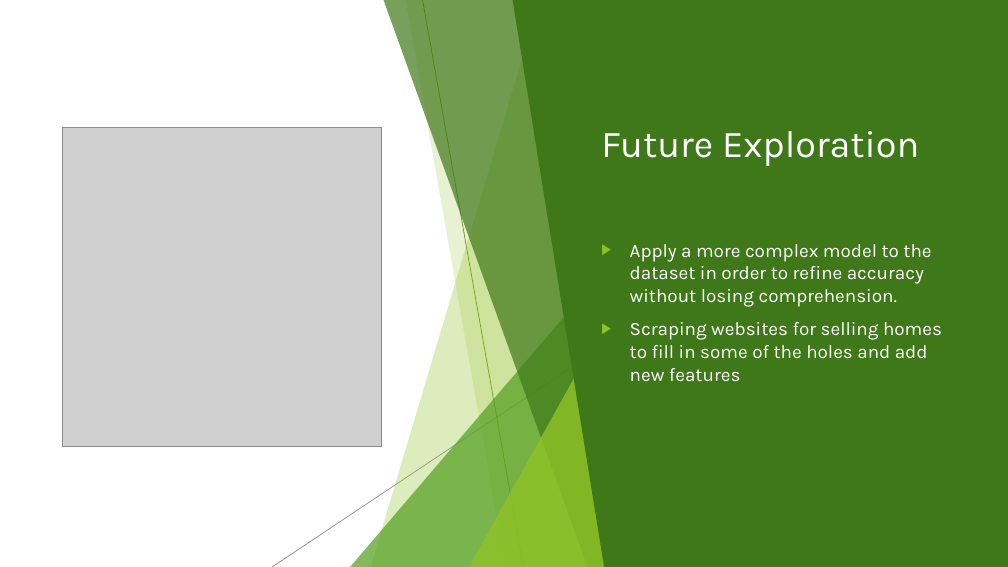
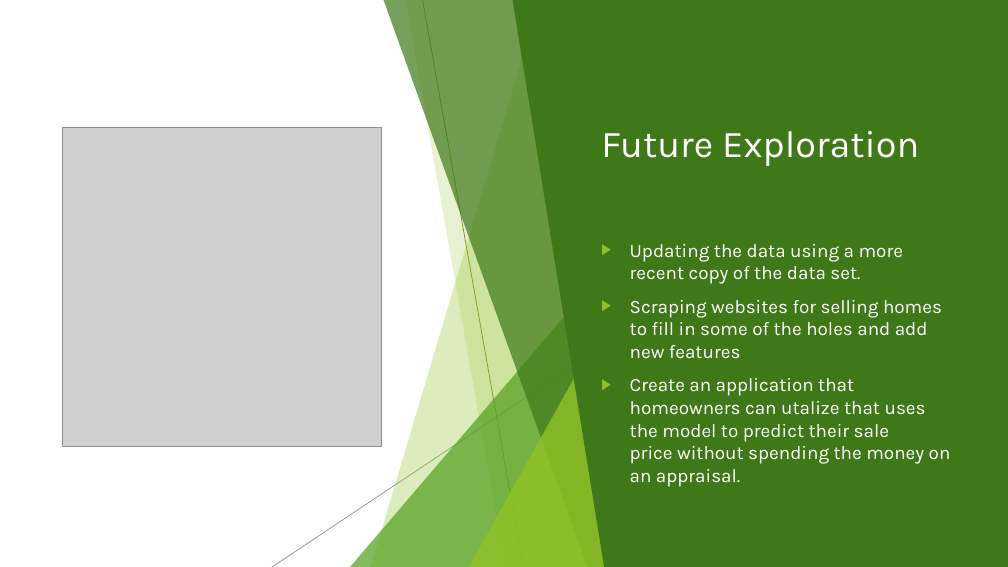
Before and after one commit to minthammock/dsc-mod-2-project-v2-1-onl01-dtsc-pt-041320, a slide deck: slide 12 of Non-Technical.pptx (slide 15 before the commit). Drawn at 1008x567 pixels with LibreOffice and Linux fonts; fonts in the diff are those of the drawing; grey boxes stand for pictures. Boxes give left, top, right and bottom in pixels: in the first picture for what was removed or moved away, otherwise in the second. Text is boxed around its words. In the diff, an @@ line names an element or a change of style, - is before the commit and + after.

```diff
--- a/Non-Technical.pptx
+++ b/Non-Technical.pptx
@@ text at bbox=[630, 244, 904, 284]: text changed @@
-▶ Apply a more complex model to the dataset in order to refine accuracy without losing comprehension.
+▶ Updating the data using a more recent copy of the data set.
@@ text at bbox=[630, 378, 951, 487]: paragraph added @@
+▶ Create an application that homeowners can utalize that uses the model to predict their sale price without spending the money on an appraisal.
```
Also in this commit, not shown: 3 other slides changed, 5 slides added, 6 slides removed, 2 other files.
